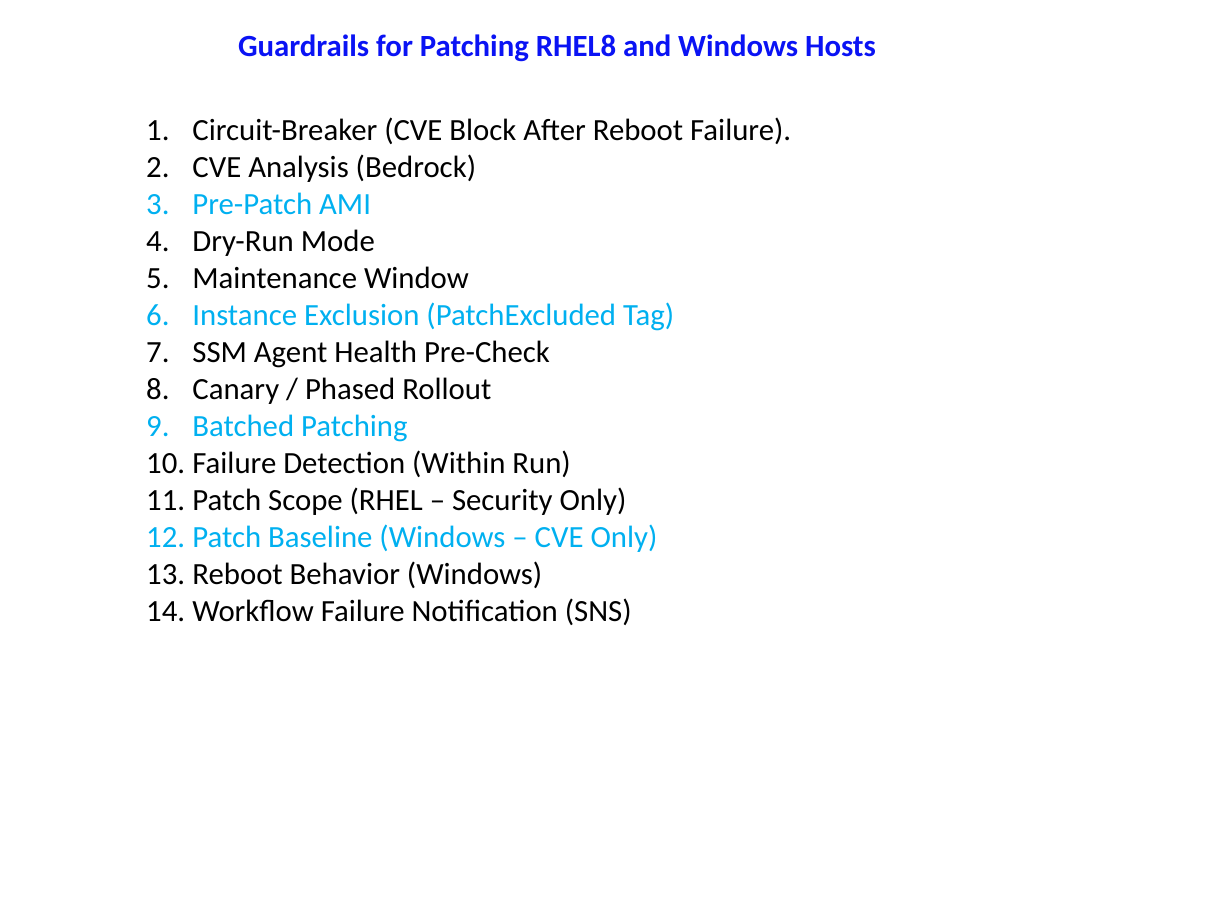
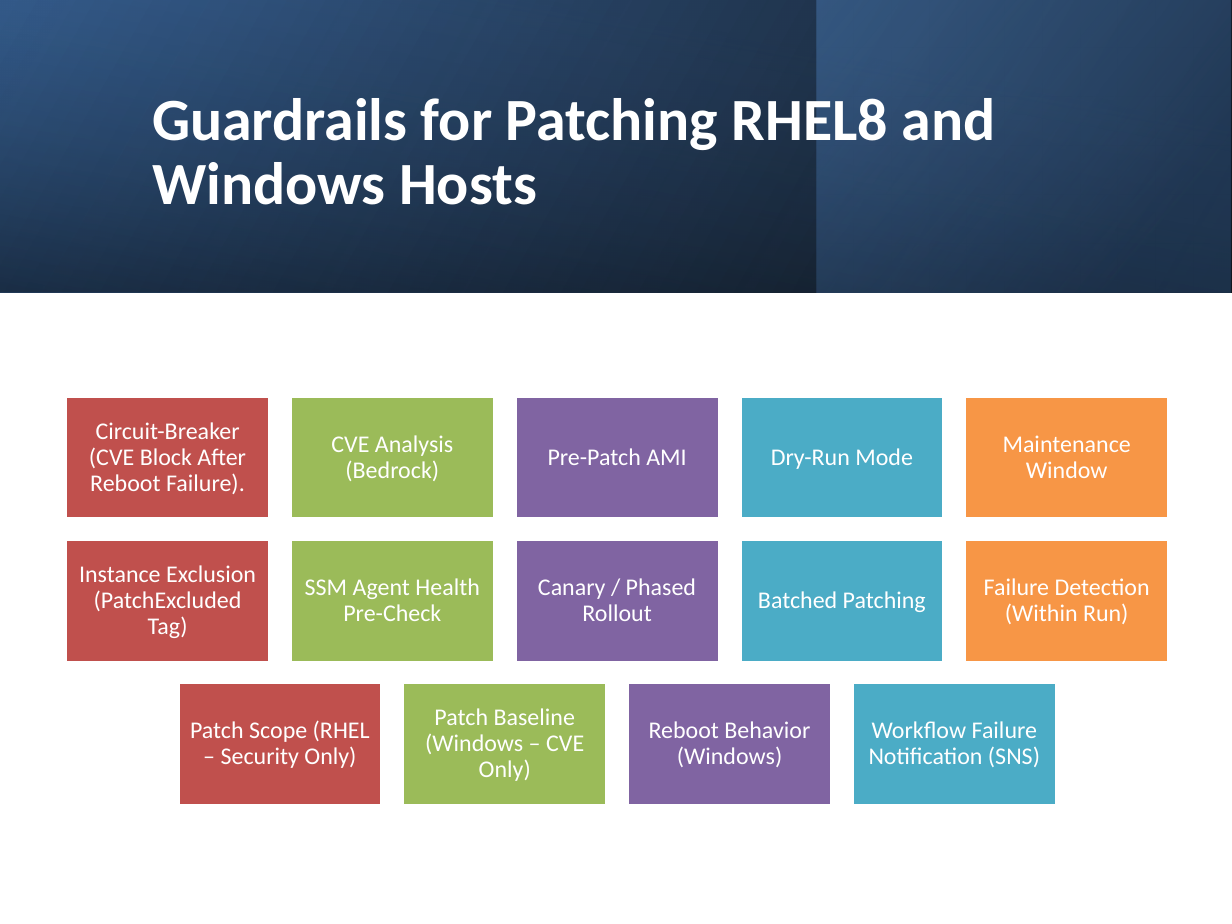
Before and after one commit to ckbitra/aiops-r8, a slide deck: slide 5 of docs/aiops_r8_presentation.pptx. Drawn at 1232x924 pixels with LibreOffice and Linux fonts; fonts in the diff are those of the drawing. Boxes give left, top, right and bottom in pixels: in the first picture for what was removed or moved away, otherwise in the second. Text is boxed around its words. In the diff, an @@ line names an element or a change of style, - is before the commit and + after.

Commit message:
update ppt

```diff
--- a/docs/aiops_r8_presentation.pptx
+++ b/docs/aiops_r8_presentation.pptx
@@ rectangle added at bbox=[0, 0, 1232, 292], fill gradient #000000 to #376092 @@
@@ rectangle added at bbox=[0, 1, 1231, 293], fill gradient #376092 to #000000 @@
@@ rectangle added at bbox=[817, 0, 1231, 292], fill gradient #254061 to #4F81BD @@
@@ text "Guardrails for Patching RHEL8 and ...": place and size @@
-text "Guardrails for Patching RHEL8 and ..." at bbox=[238, 34, 876, 62]
+text "Guardrails for Patching RHEL8 and ..." at bbox=[152, 90, 996, 205]
@@ text "Guardrails for Patching RHEL8 and ..." at bbox=[152, 90, 996, 205]: size 18 to 35 pt, text colour #0A13F4 to #FFFFFF; line spacing 1 to 0.9; more space between paragraphs; vertical alignment top to middle @@
@@ text removed at bbox=[192, 117, 791, 625] @@
-1. Circuit-Breaker (CVE Block After Reboot Failure).
-2. CVE Analysis (Bedrock)
-3. Pre-Patch AMI
-4. Dry-Run Mode
-5. Maintenance Window
-6. Instance Exclusion (PatchExcluded Tag)
-7. SSM Agent Health Pre-Check
-8. Canary / Phased Rollout
-9. Batched Patching
-10. Failure Detection (Within Run)
-11. Patch Scope (RHEL – Security Only)
-12. Patch Baseline (Windows – CVE Only)
-13. Reboot Behavior (Windows)
-14. Workflow Failure Notification (SNS)
@@ group added at bbox=[65, 397, 1169, 806]: 14 rectangles, 14 texts @@
+Circuit-Breaker (CVE Block After Reboot Failure).
+CVE Analysis (Bedrock)
+Pre-Patch AMI
+Dry-Run Mode
+Maintenance Window
+Instance Exclusion (PatchExcluded Tag)
+SSM Agent Health Pre-Check
+Canary / Phased Rollout
+Batched Patching
+Failure Detection (Within Run)
+Patch Scope (RHEL – Security Only)
+Patch Baseline (Windows – CVE Only)
+Reboot Behavior (Windows)
+Workflow Failure Notification (SNS)
```
Also in this commit, not shown: 7 other slides changed, 2 slides added, 2 slides removed.
